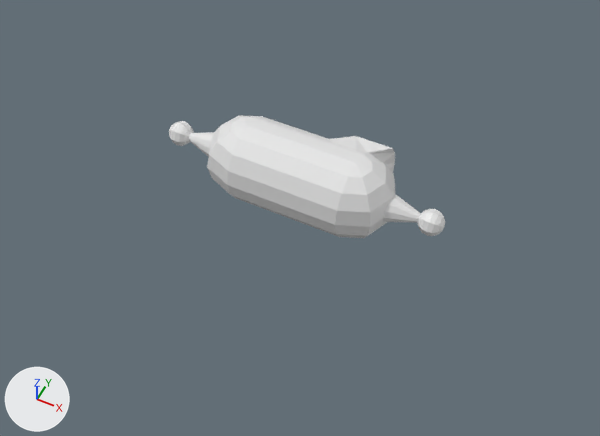
Two versions of the Blender file Design/Controls-assets/Player.blend, one commit apart.
Rendered twice from a camera (50 mm lens) standing at (14.7, -29.5, 33.3) and looking at (0.8, -1.6, -1.6). The axes (+X, +Y, +Z) are drawn at lower left. The lights are the same throughout. Mesh edges are drawn as thin lines on the coarser meshes.

Names of what the first picture shows: 'PlayerSprite'.
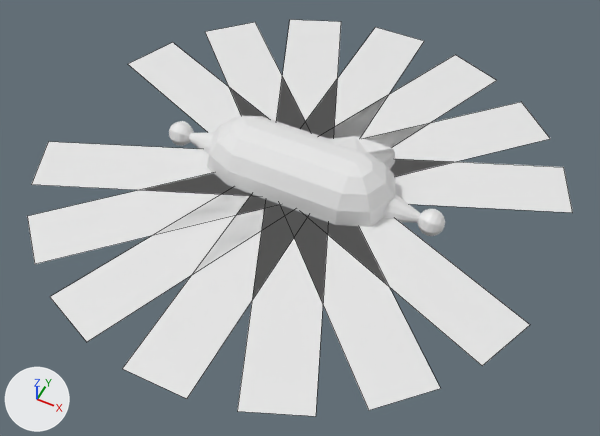
Changed parts and their boxes [x1, y1, x2, y2] in the pictures (600 x 436 px):
'LowerLightningPlane.002', added
    after: [237, 200, 328, 416]
'LowerLightningPlane.003', added
    after: [122, 194, 306, 399]
'LowerLightningPlane.004', added
    after: [281, 205, 441, 410]
'LowerLightningPlane.000', added
    after: [303, 213, 530, 366]
'LowerLightningPlane.005', added
    after: [50, 188, 291, 342]
'LowerLightningPlane.001', added
    after: [27, 173, 277, 264]
'LowerLightningPlane.006', added
    after: [31, 142, 255, 196]
'UpperLightningPlane.010', added
    after: [390, 159, 573, 213]
'UpperLightningPlane.005', added
    after: [363, 102, 550, 177]
'UpperLightningPlane.011', added
    after: [325, 55, 497, 148]
'UpperLightningPlane.004', added
    after: [276, 20, 341, 139]
'UpperLightningPlane.003', added
    after: [128, 42, 268, 132]
'UpperLightningPlane.002', added
    after: [205, 22, 310, 131]
'UpperLightningPlane', added
    after: [300, 27, 424, 139]

Diff of the bpy script that builds the scene:
```diff
--- a/Design/Controls-assets/Player.blend.py
+++ b/Design/Controls-assets/Player.blend.py
@@ me_plane_001 @@
+me_plane_001.from_pydata([(1.75, -6.88, 0.0), (1.75, 6.88, 0.0), (-1.75, -6.88, 0.0), (-1.75, 6.88, 0.0)], [], [(0, 2, 3, 1)])
@@ ob_upperlightningplane @@
+ob_upperlightningplane = bpy.data.objects.new('UpperLightningPlane', me_plane_001)
+ob_upperlightningplane.parent = ob_upperlightningplanes
+ob_upperlightningplane.location = (0.0, 8.0, 0.0)
@@ ob_upperlightningplanes @@
+ob_upperlightningplanes = bpy.data.objects.new('UpperLightningPlanes', None)
+ob_upperlightningplanes.parent = ob_playersprite
+ob_upperlightningplanes.location = (0.0, 0.0, 0.0)
@@ ob_upperlightningplane_005 @@
+ob_upperlightningplane_005 = bpy.data.objects.new('UpperLightningPlane.005', me_plane_001)
+ob_upperlightningplane_005.parent = ob_upperlightningplanes
+ob_upperlightningplane_005.location = (5.66, 5.66, 0.0)
+ob_upperlightningplane_005.rotation_euler = (0.0, 0.0, -0.785)  # degrees (0, 0, -45)
@@ ob_upperlightningplane_010 @@
+ob_upperlightningplane_010 = bpy.data.objects.new('UpperLightningPlane.010', me_plane_001)
+ob_upperlightningplane_010.parent = ob_upperlightningplanes
+ob_upperlightningplane_010.location = (7.39, 3.06, 0.0)
+ob_upperlightningplane_010.rotation_euler = (0.0, 0.0, -1.178)  # degrees (0, 0, -67)
@@ ob_upperlightningplane_011 @@
+ob_upperlightningplane_011 = bpy.data.objects.new('UpperLightningPlane.011', me_plane_001)
+ob_upperlightningplane_011.parent = ob_upperlightningplanes
+ob_upperlightningplane_011.location = (3.06, 7.39, 0.0)
+ob_upperlightningplane_011.rotation_euler = (0.0, 0.0, -0.393)  # degrees (0, 0, -23)
@@ ob_upperlightningplane_004 @@
+ob_upperlightningplane_004 = bpy.data.objects.new('UpperLightningPlane.004', me_plane_001)
+ob_upperlightningplane_004.parent = ob_upperlightningplanes
+ob_upperlightningplane_004.location = (-3.06, 7.39, 0.0)
+ob_upperlightningplane_004.rotation_euler = (0.0, 0.0, 0.393)  # degrees (0, 0, 23)
@@ ob_upperlightningplane_002 @@
+ob_upperlightningplane_002 = bpy.data.objects.new('UpperLightningPlane.002', me_plane_001)
+ob_upperlightningplane_002.parent = ob_upperlightningplanes
+ob_upperlightningplane_002.location = (-5.66, 5.66, 0.0)
+ob_upperlightningplane_002.rotation_euler = (0.0, 0.0, 0.785)  # degrees (0, 0, 45)
@@ ob_upperlightningplane_003 @@
+ob_upperlightningplane_003 = bpy.data.objects.new('UpperLightningPlane.003', me_plane_001)
+ob_upperlightningplane_003.parent = ob_upperlightningplanes
+ob_upperlightningplane_003.location = (-7.39, 3.06, 0.0)
+ob_upperlightningplane_003.rotation_euler = (0.0, 0.0, 1.178)  # degrees (0, 0, 67)
@@ ob_lowerlightningplane_000 @@
+ob_lowerlightningplane_000 = bpy.data.objects.new('LowerLightningPlane.000', me_plane_001)
+ob_lowerlightningplane_000.parent = ob_lowerlightningplanes
+ob_lowerlightningplane_000.location = (-7.39, 3.06, 0.0)
+ob_lowerlightningplane_000.rotation_euler = (0.0, 0.0, 1.178)  # degrees (0, 0, 67)
@@ ob_lowerlightningplanes @@
+ob_lowerlightningplanes = bpy.data.objects.new('LowerLightningPlanes', None)
+ob_lowerlightningplanes.parent = ob_playersprite
+ob_lowerlightningplanes.location = (0.0, 0.0, 0.0)
+ob_lowerlightningplanes.rotation_euler = (0.0, 0.0, -3.141)  # degrees (0, 0, -180)
@@ ob_lowerlightningplane_004 @@
+ob_lowerlightningplane_004 = bpy.data.objects.new('LowerLightningPlane.004', me_plane_001)
+ob_lowerlightningplane_004.parent = ob_lowerlightningplanes
+ob_lowerlightningplane_004.location = (-5.66, 5.66, 0.0)
+ob_lowerlightningplane_004.rotation_euler = (0.0, 0.0, 0.785)  # degrees (0, 0, 45)
@@ ob_lowerlightningplane_002 @@
+ob_lowerlightningplane_002 = bpy.data.objects.new('LowerLightningPlane.002', me_plane_001)
+ob_lowerlightningplane_002.parent = ob_lowerlightningplanes
+ob_lowerlightningplane_002.location = (-3.06, 7.39, 0.0)
+ob_lowerlightningplane_002.rotation_euler = (0.0, 0.0, 0.393)  # degrees (0, 0, 23)
@@ ob_lowerlightningplane_005 @@
+ob_lowerlightningplane_005 = bpy.data.objects.new('LowerLightningPlane.005', me_plane_001)
+ob_lowerlightningplane_005.parent = ob_lowerlightningplanes
+ob_lowerlightningplane_005.location = (3.06, 7.39, 0.0)
+ob_lowerlightningplane_005.rotation_euler = (0.0, 0.0, -0.393)  # degrees (0, 0, -23)
@@ ob_lowerlightningplane_006 @@
+ob_lowerlightningplane_006 = bpy.data.objects.new('LowerLightningPlane.006', me_plane_001)
+ob_lowerlightningplane_006.parent = ob_lowerlightningplanes
+ob_lowerlightningplane_006.location = (7.39, 3.06, 0.0)
+ob_lowerlightningplane_006.rotation_euler = (0.0, 0.0, -1.178)  # degrees (0, 0, -67)
@@ ob_lowerlightningplane_001 @@
+ob_lowerlightningplane_001 = bpy.data.objects.new('LowerLightningPlane.001', me_plane_001)
+ob_lowerlightningplane_001.parent = ob_lowerlightningplanes
+ob_lowerlightningplane_001.location = (5.66, 5.66, 0.0)
+ob_lowerlightningplane_001.rotation_euler = (0.0, 0.0, -0.785)  # degrees (0, 0, -45)
@@ ob_lowerlightningplane_003 @@
+ob_lowerlightningplane_003 = bpy.data.objects.new('LowerLightningPlane.003', me_plane_001)
+ob_lowerlightningplane_003.parent = ob_lowerlightningplanes
+ob_lowerlightningplane_003.location = (0.0, 8.0, 0.0)
```
